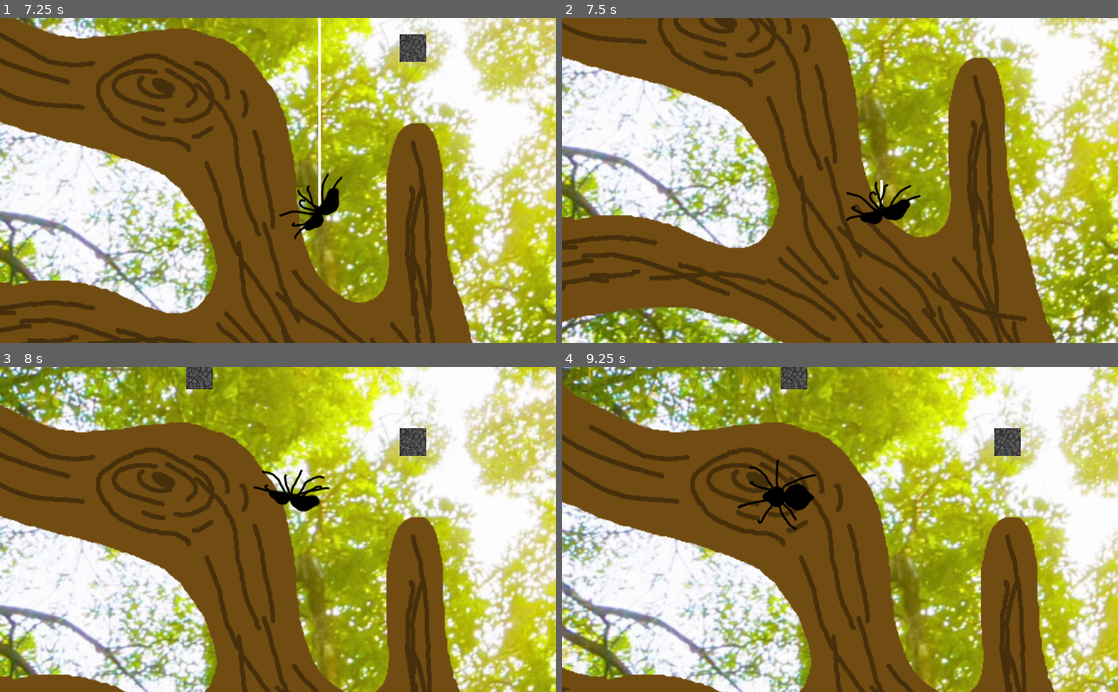
Above: before the commit, frames 1-4 (two rows, left to right).
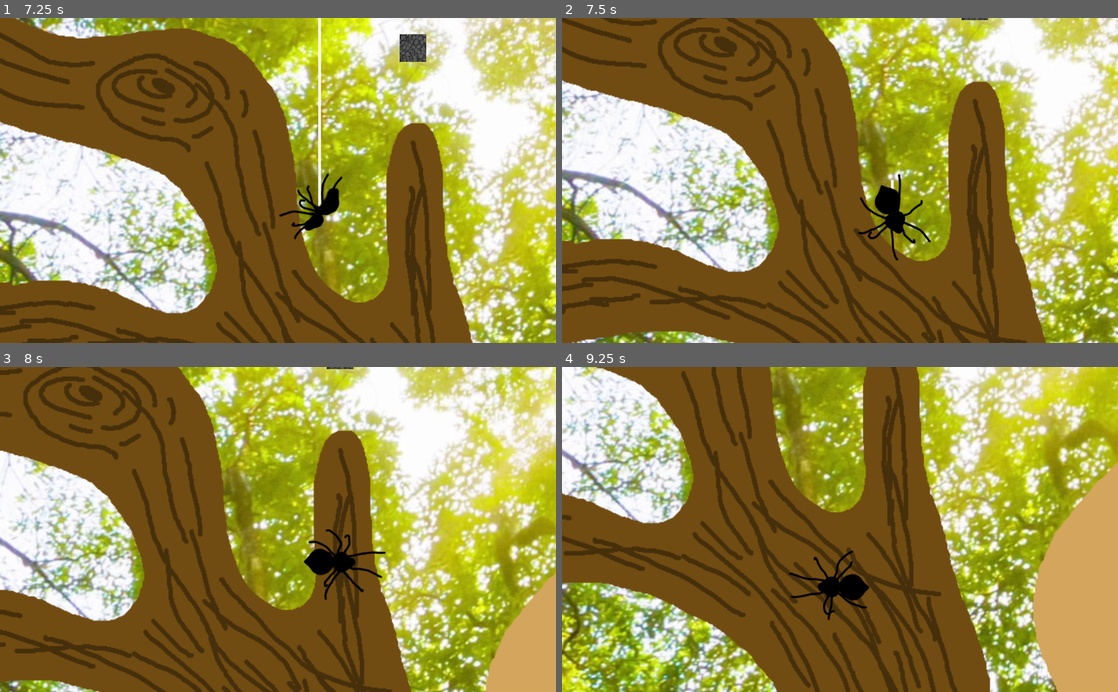
Above: after the commit, the same moments.

Repository: MarmotaGames/aracnotopia
Game: Godot game, scene res://levels/main/main.tscn
The game is run twice, just before and just after one commit, with the same random seed, the same clock (stepped at 60 frames per second) and the same inputs.
Inputs (mouse positions are in pixels of both pictures, inside the frame that each line leads up to):
- Up to frame 1 (7.25 s): tap Enter at 0.5 s; move the mouse to (250, 245) at 0.52 s; hold Up (ui_up) 0.53-2.03 s; tap Ctrl (attachOrDetachFromArea) at 0.6, 2.85, 5.1 s; click (250, 245) at 0.67 s; move the mouse to (444, 229) at 1.27 s; tap L (dropFromWeb) at 1.35, 3.6, 5.85 s; move the mouse to (111, 131) at 2.02 s; press the mouse at (111, 131) at 2.03 s; hold Left (ui_left) 2.03-3.53 s; move the mouse to (305, 180) at 2.77 s; release the mouse at (305, 180) at 2.78 s; click (305, 180) at 2.92 s; move the mouse to (194, 99) at 3.52 s; hold Down (ui_down) 3.53-4.28 s; move the mouse to (400, 164) at 4.27 s; hold Right (ui_right) 4.28-5.03 s; click (400, 164) at 4.35 s; move the mouse to (166, 196) at 5.02 s; hold Up (ui_up) 5.03-5.78 s; click (166, 196) at 5.17 s; move the mouse to (333, 109) at 5.77 s; hold Right (ui_right) from 5.78 s (still down); move the mouse to (250, 245) at 6.52 s; press the mouse at (250, 245) at 6.53 s
- Up to frame 2 (7.5 s): keep holding Right (ui_right); move the mouse to (1006, 229) at 7.27 s; release the mouse at (1006, 229) at 7.28 s; tap Ctrl (attachOrDetachFromArea) at 7.35 s; click (1006, 229) at 7.42 s
- Up to frame 3 (8 s): keep holding Right (ui_right)
- Up to frame 4 (9.25 s): move the mouse to (673, 480) at 8.02 s; release Right (ui_right) at 8.03 s; hold Down (ui_down) 8.03-8.78 s; tap L (dropFromWeb) at 8.1 s; move the mouse to (867, 529) at 8.77 s; hold Left (ui_left) from 8.78 s (still down); click (867, 529) at 8.85 s

Frame 1 is identical in both runs. In frame 2, 55% of the frame differs, in the area x 0-100%, y 0-100%; in frame 3, 79%; in frame 4, 83%.

Commit message:
Fix hitboxes

Diff:
--- a/GodotProject/areas/ContactArea.gd
+++ b/GodotProject/areas/ContactArea.gd
@@ -6,7 +6,7 @@
 onready var webPinJointNode
 
 func _on_ContactArea_area_entered(area):
-	if area.name == "SpiderArea":
+	if area.name == "SpiderArea" or area.name == "SpiderFallingArea":
 		spiderNode.spiderInArea = true
 
 func _on_ContactArea_area_exited(area):
--- a/GodotProject/player/Player_rigido.gd
+++ b/GodotProject/player/Player_rigido.gd
@@ -1,6 +1,7 @@
 extends RigidBody2D
 
 onready var web_scene = preload("res://web//Web.tscn")
+#onready var spiderAreaNode = $AnimatedSprite/SpiderArea
 onready var webNode
 onready var stonePinJointNode
 onready var webPinJointNode
@@ -49,6 +50,8 @@
 
 	if fall:
 		$SpiderCollisionShape.rotation_degrees = 90
+		$SpiderFallingArea/CollisionShape2D.rotation_degrees = 90
+
 		var sinal
 		if linear_velocity.x > 0:
 			sinal = 1
@@ -67,6 +70,8 @@
 
 	else:
 		$SpiderCollisionShape.rotation_degrees = 0
+		$SpiderFallingArea/CollisionShape2D.rotation_degrees = 0
+
 		gravity_scale = 0
 		fallInit = true
 		set_angular_velocity(0)
--- a/GodotProject/player/Player_rigido.tscn
+++ b/GodotProject/player/Player_rigido.tscn
@@ -19,8 +19,8 @@
 [sub_resource type="CapsuleShape2D" id=1]
 
 custom_solver_bias = 0.0
-radius = 16.0
-height = 125.0
+radius = 8.0
+height = 140.0
 
 [sub_resource type="SpriteFrames" id=2]
 
@@ -35,6 +35,7 @@
 "name": "falling",
 "speed": 15.0
 } ]
+_sections_unfolded = [ "Resource" ]
 
 [sub_resource type="CapsuleShape2D" id=3]
 
@@ -42,7 +43,7 @@
 radius = 11.5
 height = 20.0
 
-[node name="Spider" type="RigidBody2D"]
+[node name="Spider" type="RigidBody2D" index="0"]
 
 input_pickable = false
 collision_layer = 2
@@ -68,13 +69,35 @@
 
 [node name="SpiderCollisionShape" type="CollisionShape2D" parent="." index="0"]
 
+visible = false
 position = Vector2( 0, -6.68369 )
 scale = Vector2( 1.51929, 0.604291 )
 z_index = 1
 shape = SubResource( 1 )
 _sections_unfolded = [ "Transform", "Z Index" ]
 
-[node name="AnimatedSprite" type="AnimatedSprite" parent="." index="1"]
+[node name="SpiderFallingArea" type="Area2D" parent="." index="1"]
+
+position = Vector2( 0, 26.3761 )
+scale = Vector2( 0.500001, 0.500001 )
+input_pickable = true
+gravity_vec = Vector2( 0, 1 )
+gravity = 98.0
+linear_damp = 0.1
+angular_damp = 1.0
+audio_bus_override = false
+audio_bus_name = "Master"
+_sections_unfolded = [ "Collision", "Transform" ]
+
+[node name="CollisionShape2D" type="CollisionShape2D" parent="SpiderFallingArea" index="0"]
+
+position = Vector2( 14.3699, -43.3673 )
+scale = Vector2( 3.03857, 1.20858 )
+z_index = 1
+shape = SubResource( 1 )
+_sections_unfolded = [ "Transform", "Z Index" ]
+
+[node name="AnimatedSprite" type="AnimatedSprite" parent="." index="2"]
 
 scale = Vector2( 0.3, 0.3 )
 frames = SubResource( 2 )
@@ -102,7 +125,7 @@
 shape = SubResource( 3 )
 _sections_unfolded = [ "Transform", "Z Index" ]
 
-[node name="Camera2D" type="Camera2D" parent="." index="2"]
+[node name="Camera2D" type="Camera2D" parent="." index="3"]
 
 anchor_mode = 1
 rotating = false
@@ -128,7 +151,7 @@
 editor_draw_drag_margin = false
 _sections_unfolded = [ "Limit" ]
 
-[node name="StickTimer" type="Timer" parent="." index="3"]
+[node name="StickTimer" type="Timer" parent="." index="4"]
 
 process_mode = 1
 wait_time = 0.1
